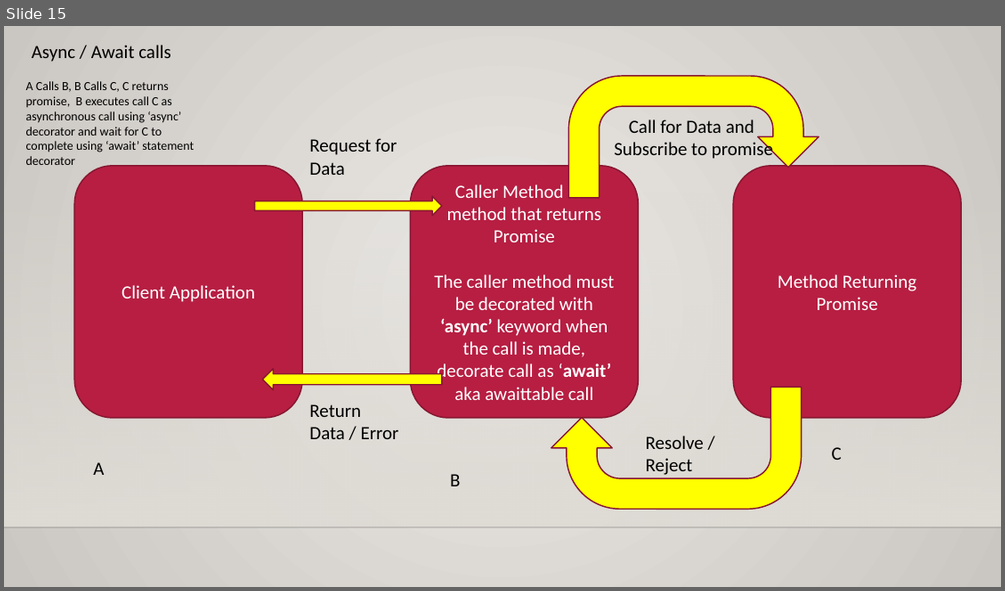
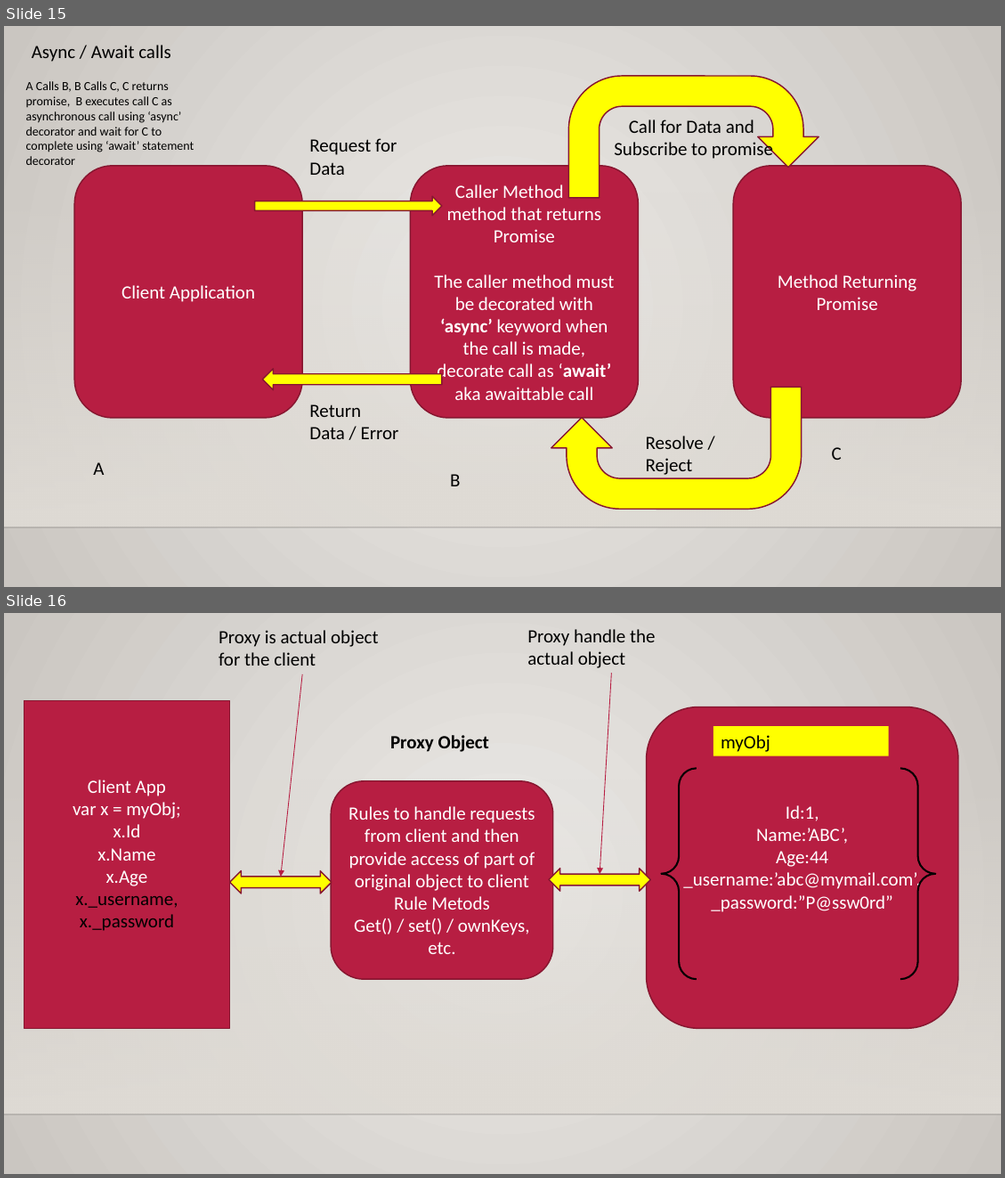
Before and after one commit to maheshsabnis/blazejan2021, a slide deck: Training_Notes_PPTs.pptx. Shown one above the other, each under a label of ours: slide 15 before the commit, slides 15 and 16 after it. The pictures are 1005x591 and 1005x1178 pixels, drawn with LibreOffice and Linux fonts; fonts in the diff are those of the drawing; background and template pictures are left out. Boxes give left, top, right and bottom in pixels: in the first picture for what was removed or moved away, otherwise in the second. Text is boxed around its words. In the diff, an @@ line names an element or a change of style, - is before the commit and + after.

```diff
--- a/Training_Notes_PPTs.pptx
+++ b/Training_Notes_PPTs.pptx
@@ slide 16 added at (x1=4, y1=613, x2=1001, y2=1174), background gradient #ECEAE7 to #CAC7C1; not listed: 2 template elements that a slide beside it also shows @@
@@ text added at (x1=218, y1=630, x2=378, y2=666), 18 pt, text #000000 @@
+Proxy is actual object for the client
@@ text added at (x1=527, y1=629, x2=655, y2=668), 18 pt, text #000000 @@
+Proxy handle the actual object
@@ arrow added from (302, 674) to (281, 876), #B71E42 0.75 pt @@
@@ arrow added from (611, 673) to (600, 874), #B71E42 0.75 pt @@
@@ rectangle added at (x1=24, y1=700, x2=230, y2=1028), fill #B71E42, outline #871631 1.25 pt, 18 pt, text #FFFFFF @@
+Client App
+var x = myObj;
+x.Id
+x.Name
+x.Age
+x._username,
+x._password
@@ rounded rectangle added at (x1=647, y1=707, x2=958, y2=1029), fill #B71E42, outline #871631 1.25 pt, 18 pt, text #FFFFFF @@
+Id:1,
+Name:’ABC’,
+Age:44
+_username:’abc@mymail.com’,
+_password:”P@ssw0rd”
@@ text added at (x1=390, y1=735, x2=489, y2=752), 18 pt, text #000000, bold @@
+Proxy Object
@@ rectangle added at (x1=713, y1=726, x2=889, y2=755), fill #FFFF00, 18 pt, text #000000 @@
+myObj
@@ brace pair added at (x1=662, y1=769, x2=936, y2=980), outline #000000 1.75 pt @@
@@ rounded rectangle added at (x1=331, y1=781, x2=553, y2=980), fill #B71E42, outline #871631 1.25 pt, 18 pt, text #FFFFFF @@
+Rules to handle requests from client and then provide access of part of original object to client
+Rule Metods
+Get() / set() / ownKeys, etc.
@@ left right arrow added at (x1=230, y1=871, x2=332, y2=893), fill #FFFF00, outline #871631 1.25 pt @@
@@ left right arrow added at (x1=550, y1=868, x2=651, y2=891), fill #FFFF00, outline #871631 1.25 pt @@
```
Also in this commit, not shown: 5 other files.
